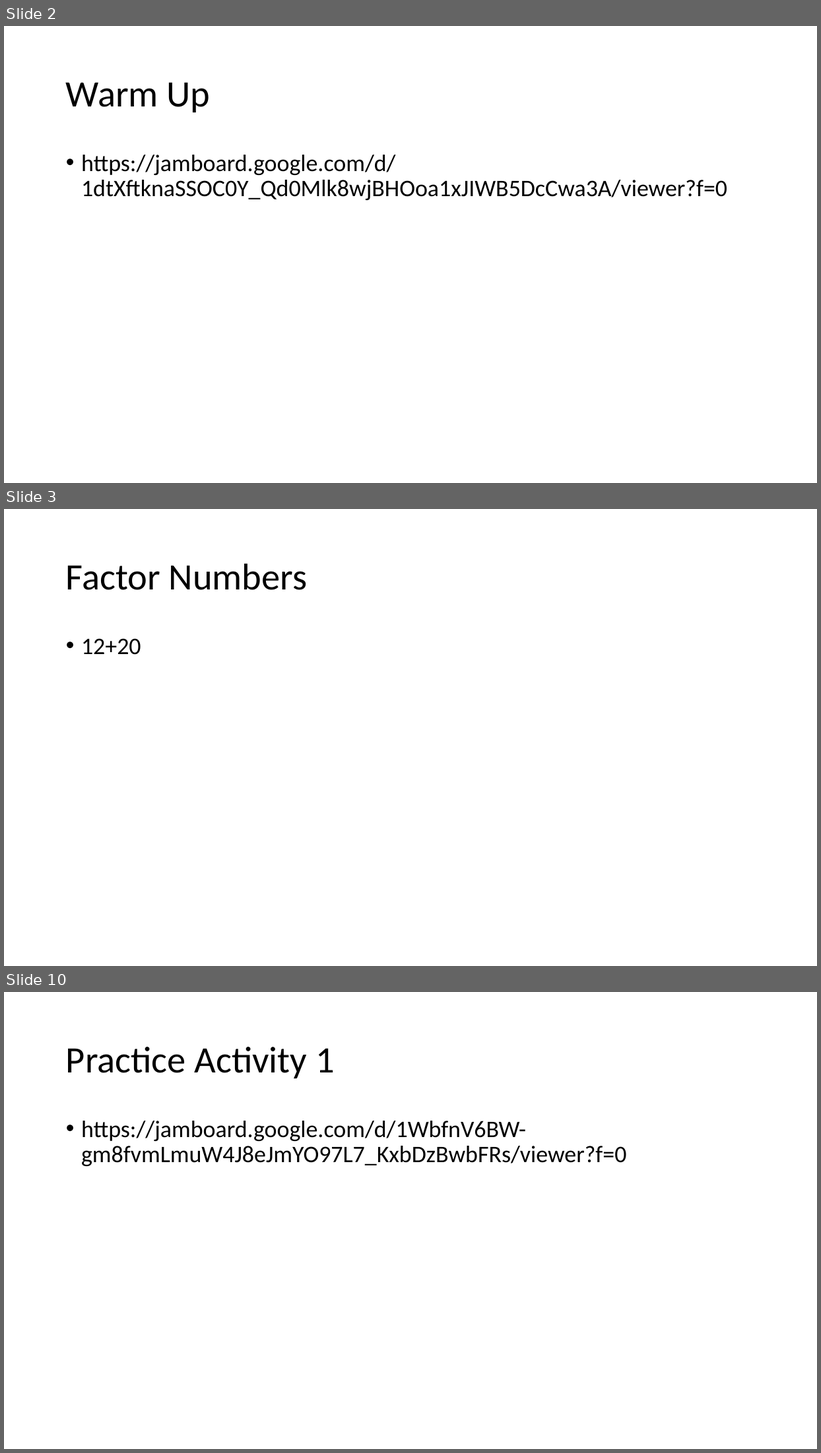
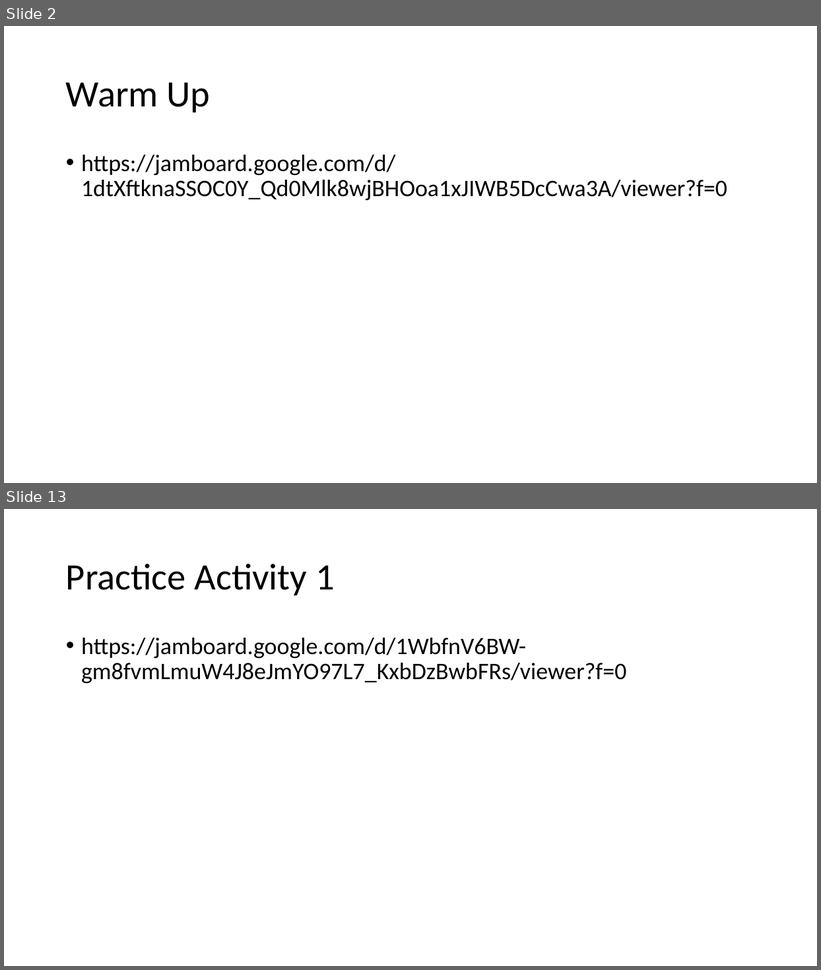
Before and after one commit to millerdoug/notes, a slide deck: MiniLesson.pptx. Shown one above the other, each under a label of ours: slides 2, 3 and 10 before the commit, slides 2 and 13 after it; the slides between them are not shown. The pictures are 821x1453 and 821x970 pixels, drawn with LibreOffice and Linux fonts; fonts in the diff are those of the drawing. Boxes give left, top, right and bottom in pixels: in the first picture for what was removed or moved away, otherwise in the second. Text is boxed around its words. In the diff, an @@ line names an element or a change of style, - is before the commit and + after.

```diff
--- a/MiniLesson.pptx
+++ b/MiniLesson.pptx
@@ slide 3 removed at <box>4,509,817,966</box>, background #FFFFFF @@
@@ title removed at <box>66,563,308,590</box> @@
-Factor Numbers
@@ text removed at <box>81,638,141,655</box> @@
-• 12+20
@@ what was slide 10 is now slide 13 @@
```
Also in this commit, not shown: 4 slides changed, 6 slides added, 2 other slides removed, 1 other file.
